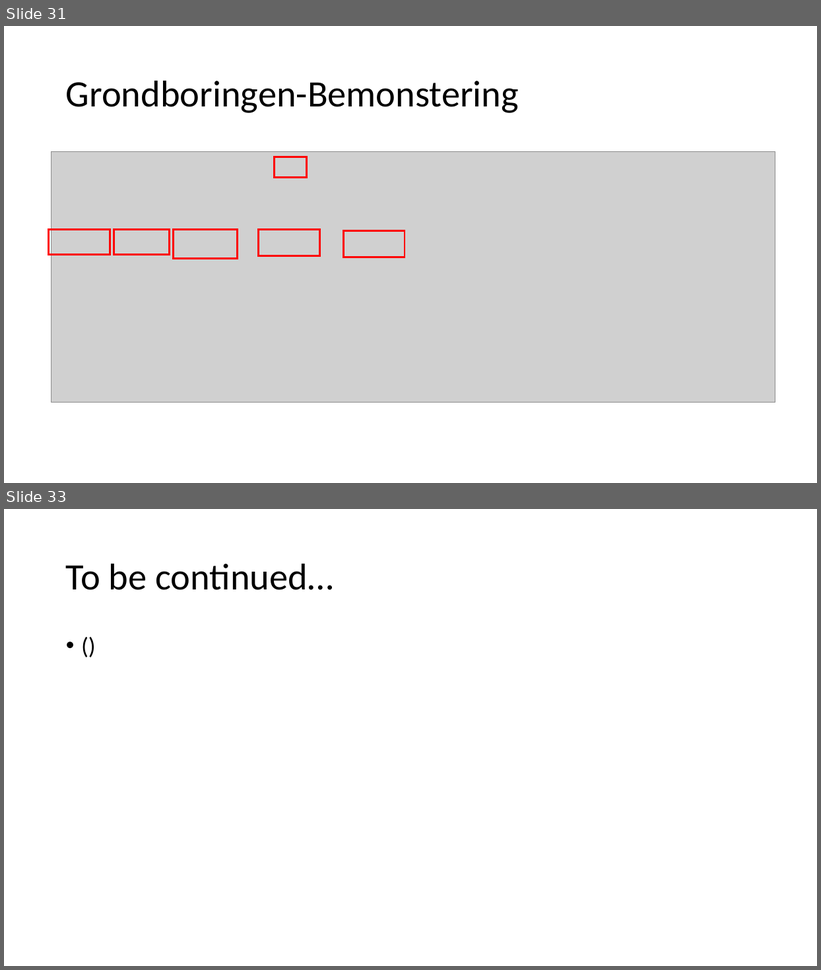
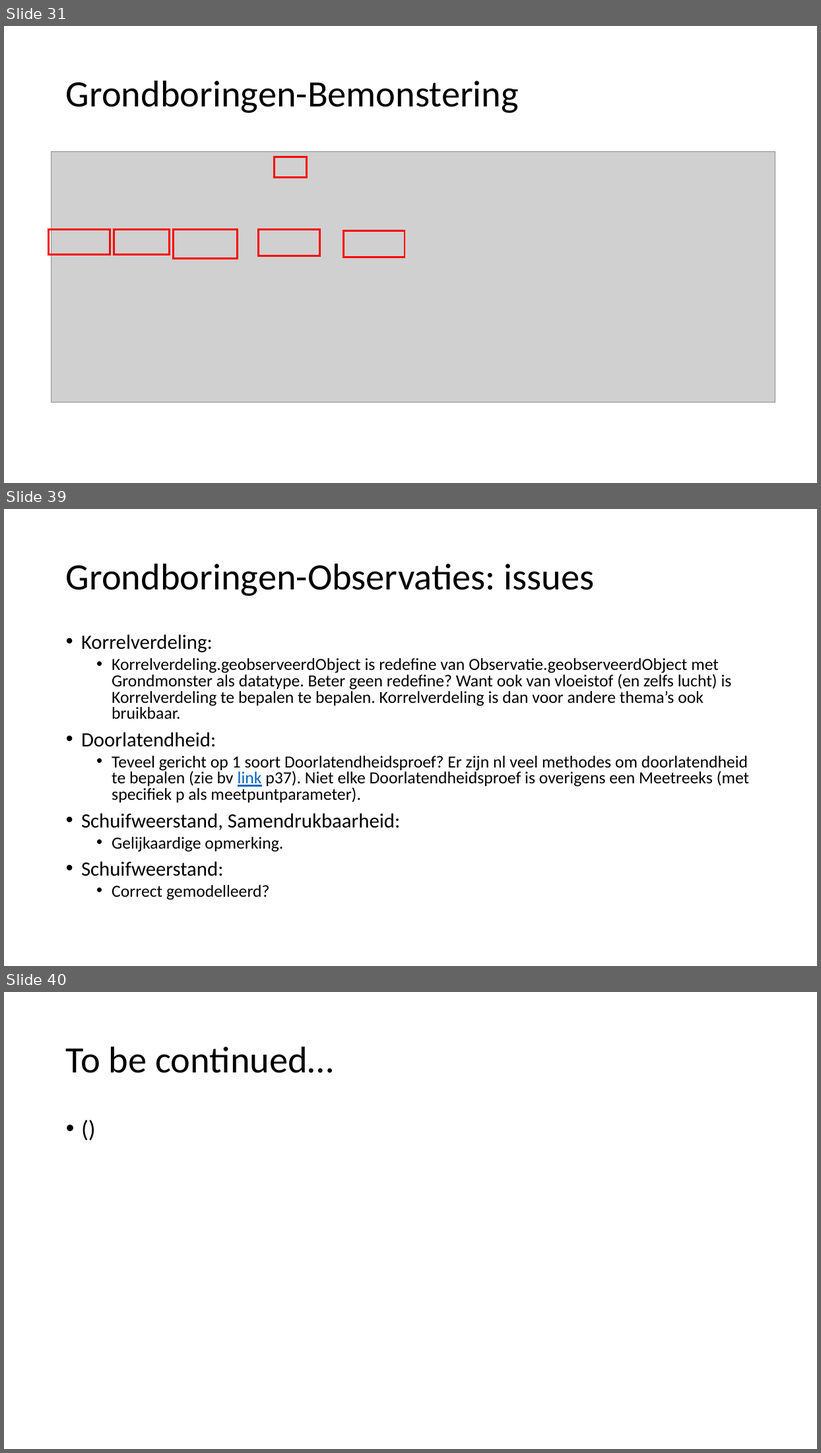
Before and after one commit to Informatievlaanderen/OSLOthema-bodemEnOndergrond, a slide deck: resources/consolidatie/WerkgroepConsolidatie20210531.pptx. Shown one above the other, each under a label of ours: slides 31 and 33 before the commit, slides 31, 39 and 40 after it; the slides between them are not shown. The pictures are 821x970 and 821x1453 pixels, drawn with LibreOffice and Linux fonts; fonts in the diff are those of the drawing; grey boxes stand for pictures. Boxes give left, top, right and bottom in pixels: in the first picture for what was removed or moved away, otherwise in the second. Text is boxed around its words. In the diff, an @@ line names an element or a change of style, - is before the commit and + after.

```diff
--- a/resources/consolidatie/WerkgroepConsolidatie20210531.pptx
+++ b/resources/consolidatie/WerkgroepConsolidatie20210531.pptx
@@ slide 39 added at [4, 509, 817, 966], background #FFFFFF @@
@@ title added at [66, 563, 595, 596], 44 pt, text #000000 @@
+Grondboringen-Observaties: issues
@@ text added at [81, 634, 750, 900], 20 pt, text #000000 @@
+• Korrelverdeling:
+  • Korrelverdeling.geobserveerdObject is redefine van Observatie.geobserveerdObject met Grondmonster als datatype. Beter geen redefine? Want ook van vloeistof (en zelfs lucht) is Korrelverdeling te bepalen te bepalen. Korrelverdeling is dan voor andere thema’s ook bruikbaar.
+• Doorlatendheid:
+  • Teveel gericht op 1 soort Doorlatendheidsproef? Er zijn nl veel methodes om doorlatendheid te bepalen (zie bv link p37). Niet elke Doorlatendheidsproef is overigens een Meetreeks (met specifiek p als meetpuntparameter).
+• Schuifweerstand, Samendrukbaarheid:
+  • Gelijkaardige opmerking.
+• Schuifweerstand:
+  • Correct gemodelleerd?
@@ what was slide 33 is now slide 40 @@
```
Also in this commit, not shown: 9 slides changed, 8 other slides added, 2 slides removed.
